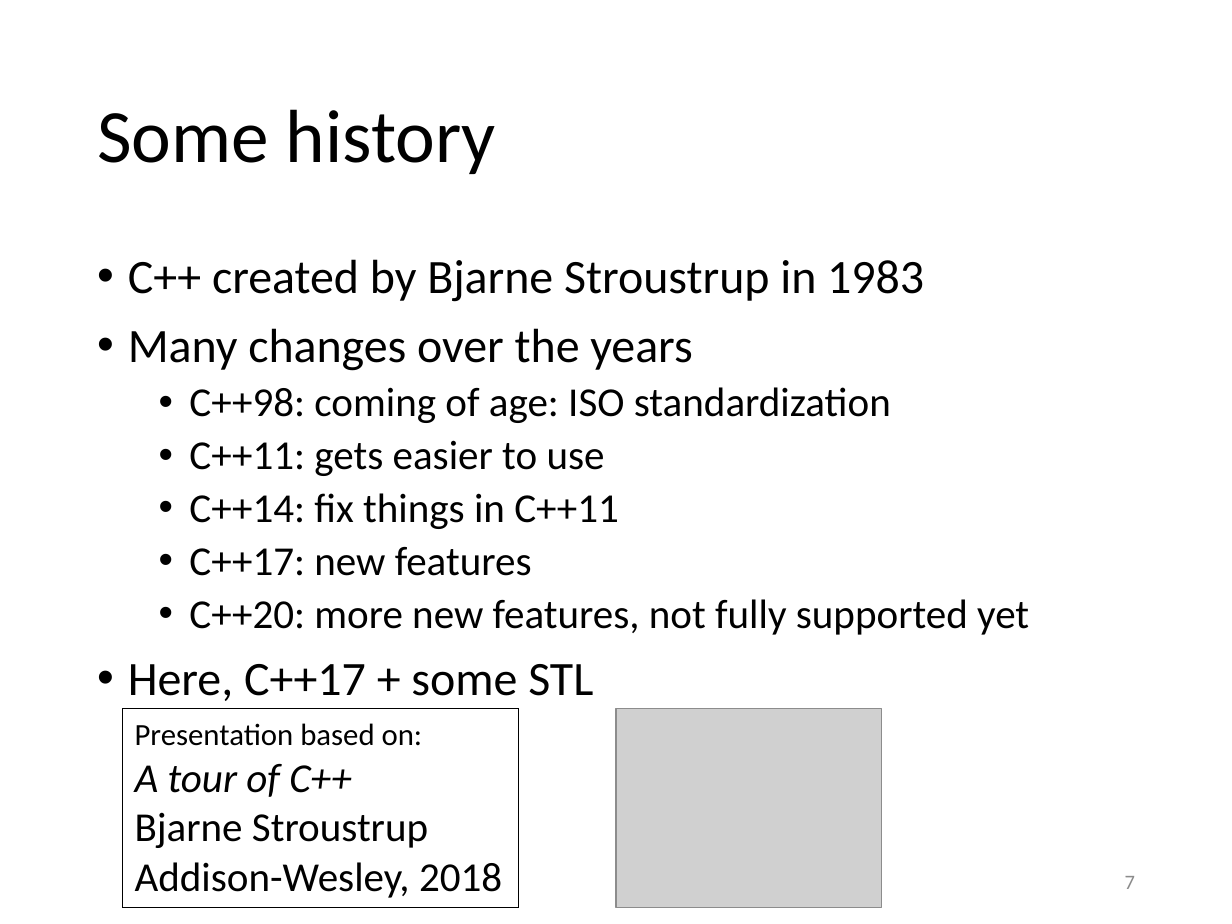
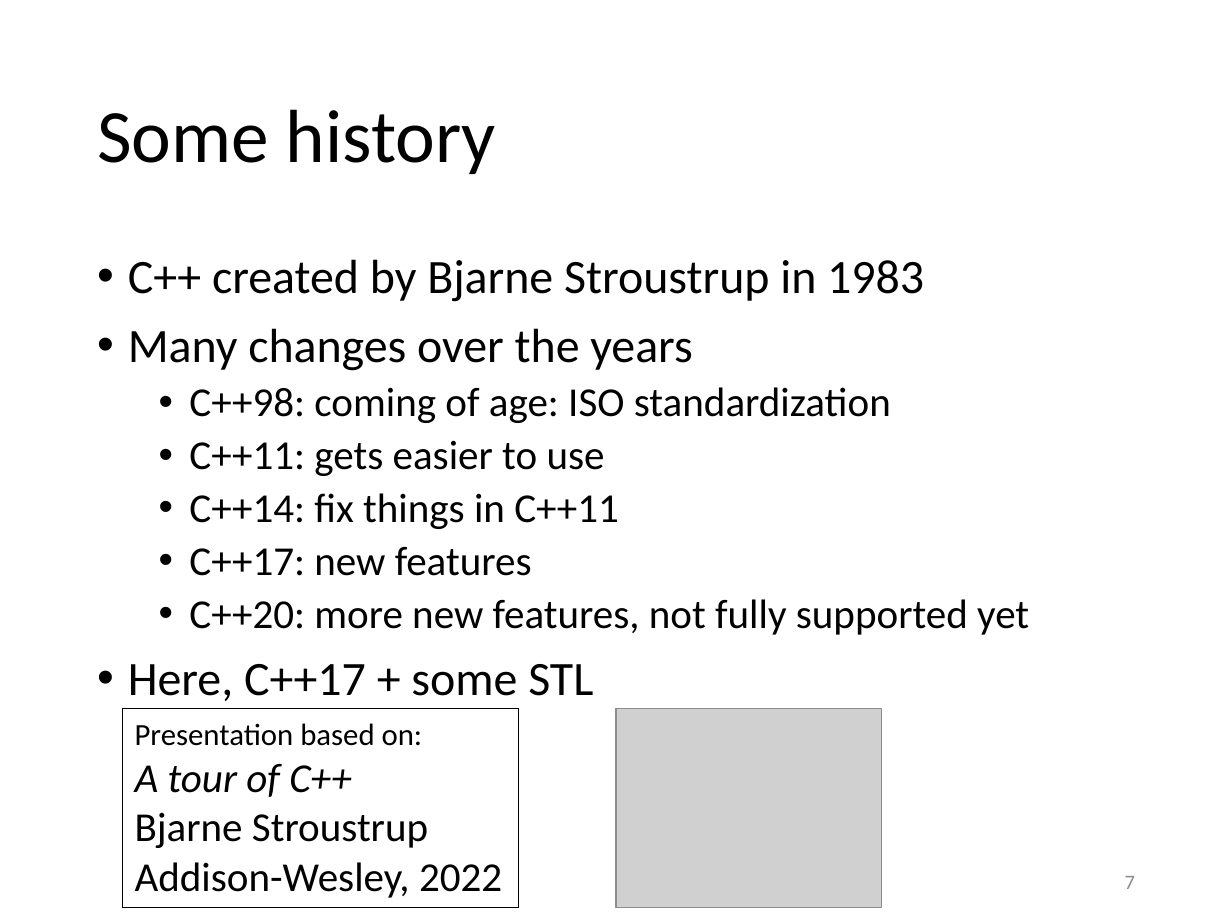
Before and after one commit to gjbex/Scientific-C-plus-plus, a slide deck: slide 7 of scientific_cpp.pptx. Drawn at 1232x924 pixels with LibreOffice and Linux fonts; fonts in the diff are those of the drawing; grey boxes stand for pictures. Boxes give left, top, right and bottom in pixels: in the first picture for what was removed or moved away, otherwise in the second. Text is boxed around its words. In the diff, an @@ line names an element or a change of style, - is before the commit and + after.

```diff
--- a/scientific_cpp.pptx
+++ b/scientific_cpp.pptx
@@ text in rectangle at box(135, 862, 502, 898): text changed @@
-Addison-Wesley, 2018
+Addison-Wesley, 2022
```
Also in this commit, not shown: 1 other slide changed.
